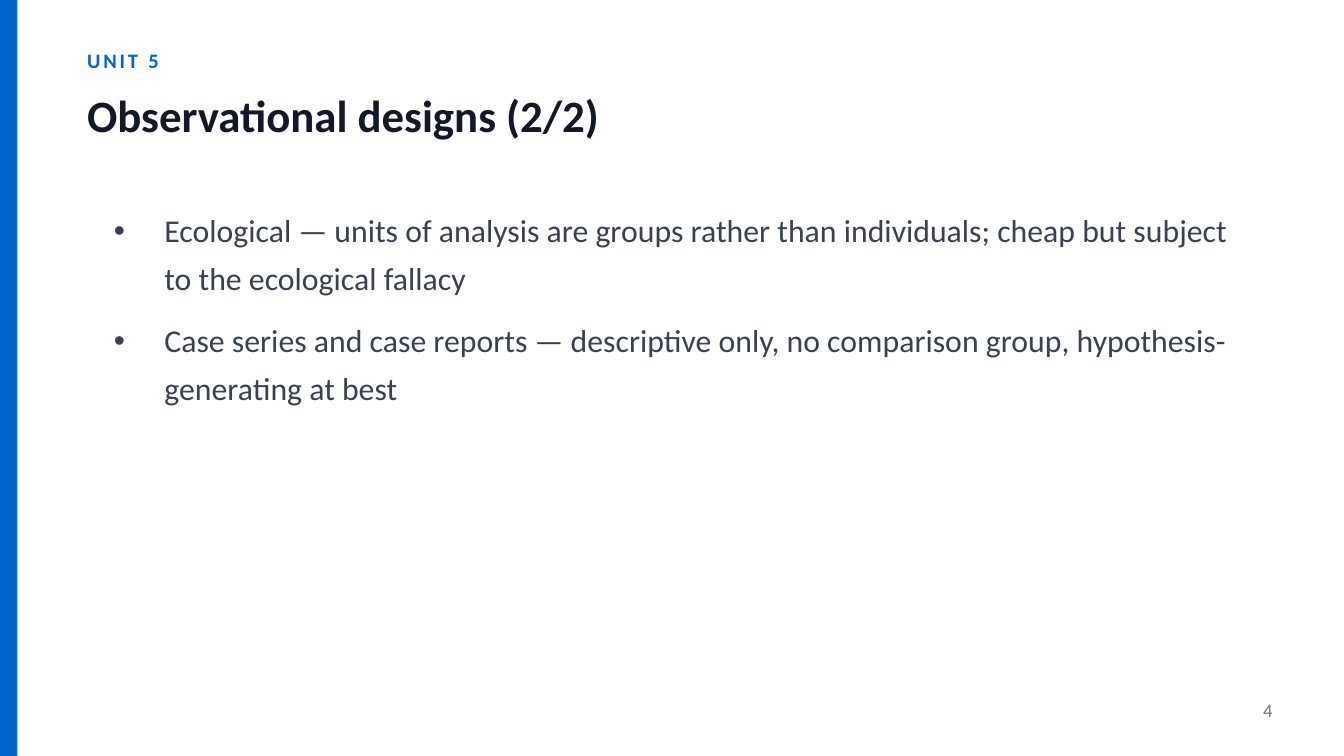
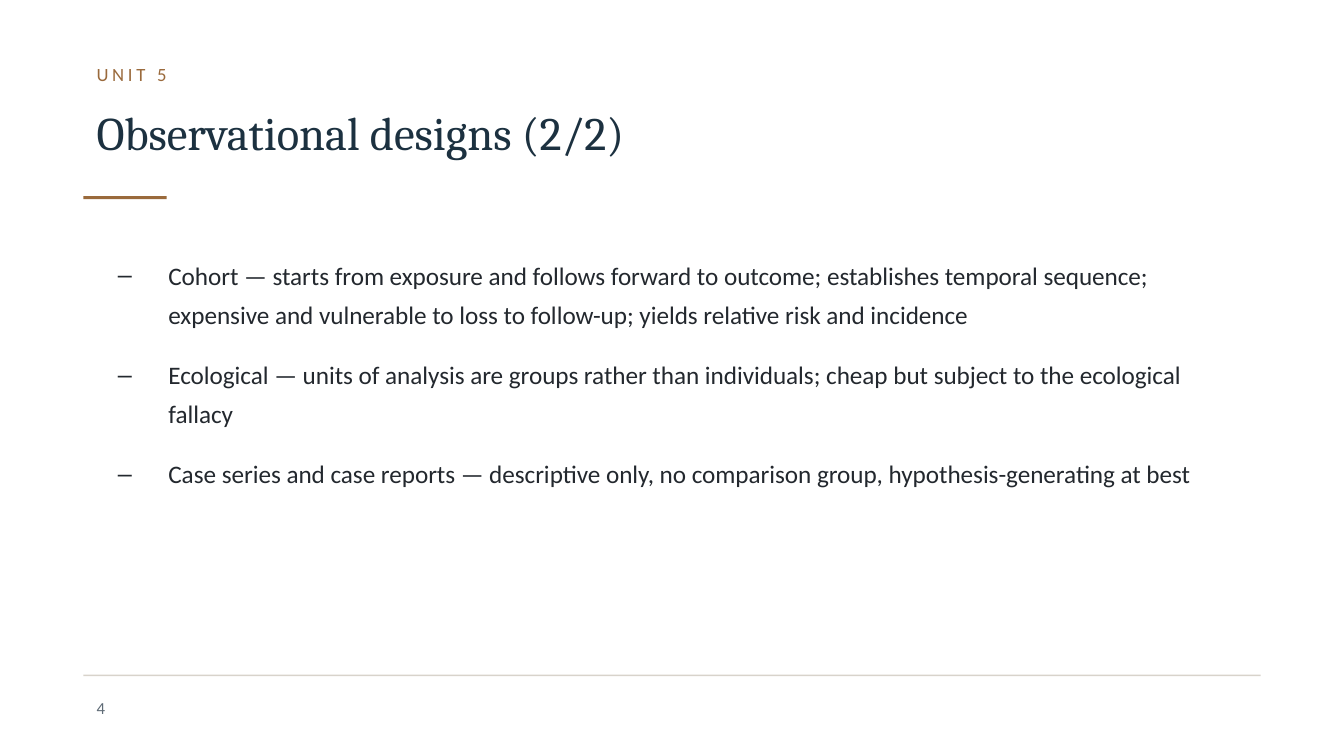
Before and after one commit to JesseAnak7534/ICBB, a slide deck: slide 4 of icbb-website/materials/research-methods/unit-05-slides.pptx. Drawn at 1344x756 pixels with LibreOffice and Linux fonts; fonts in the diff are those of the drawing; background and template pictures are left out. Boxes give left, top, right and bottom in pixels: in the first picture for what was removed or moved away, otherwise in the second. Text is boxed around its words. In the diff, an @@ line names an element or a change of style, - is before the commit and + after.

Commit message:
Ship PowerPoint only for slides, and redesign the materials typography
Two complaints, both fair.

Slides were HTML as well as PowerPoint
- The generator wrote 23 HTML slide decks alongside the .pptx files, so the
  folder looked like a pile of web pages. Slides are now PowerPoint only.
- The HTML used to lay out the PDFs is an intermediate and goes to a scratch
  directory. The generator also deletes anything that is not .pptx or .pdf
  from materials/, so stale formats cannot accumulate.
- materials/ went from 46 files to 23: 11 decks and 12 PDFs.
- The API no longer serves .html at all — serving arbitrary HTML from a path
  parameter was a liability once nothing needed it.

The design looked generated
- Dropped the blue-to-green gradient, the rounded accent bar and the circular
  badges. Title slides are now one solid ink ground with a single bronze rule;
  content slides lead with a serif heading over a short rule.
- Typography is Constantia for reading text and Corbel for labels and tables,
  in the decks and the PDFs alike, so the two formats read as one set.
- Bullets are an en dash rather than a filled disc; tables use hairline rules
  instead of banded fills; the palette is ink and bronze on paper.
- Handouts gained a proper masthead, an italic standfirst and a running foot.

Fonts: web fonts were tried and abandoned. Only a family already in Chrome's
cache rendered — Spectral came through while IBM Plex Sans, Archivo, Source
Sans 3, Work Sans and Karla all silently fell back — so the same source
produced different PDFs on different runs. Constantia and Corbel ship with
Windows and Office, embed into the PDF, and are what the decks use, so the
build is reproducible.

Verified: Constantia and Corbel both embedded in the PDFs; decks pass a full
XML well-formedness check across 100 parts with 48 native bullet paragraphs
and no drawn-shape text.

```diff
--- a/icbb-website/materials/research-methods/unit-05-slides.pptx
+++ b/icbb-website/materials/research-methods/unit-05-slides.pptx
@@ rectangle removed at (0,0,17,756) @@
@@ text "UNIT 5": place and size @@
-text "UNIT 5" at (87,54,158,68)
+text "UNIT 5" at (97,69,166,81)
@@ text "UNIT 5" at (97,69,166,81): size 11 to 10 pt, text colour #0066CC to #9A6A3C, letter spacing 1.5 to 2 pt, bold off @@
@@ text "Observational designs (2/2)": place and size @@
-text "Observational designs (2/2)" at (87,99,599,140)
+text "Observational designs (2/2)" at (97,117,624,160)
@@ text "Observational designs (2/2)" at (97,117,624,160): size 24 to 25 pt, font Calibri to Cambria, text colour #111827 to #1C3140, bold off @@
@@ rectangle added at (83,196,167,199), fill #9A6A3C @@
@@ text "Cohort — starts from exposure ...": place and size @@
-text "Cohort — starts from exposure ..." at (164,220,1226,406)
+text "Cohort — starts from exposure ..." at (168,267,1190,488)
@@ text at (168,267,1148,328): paragraph added @@
+– Cohort — starts from exposure and follows forward to outcome; establishes temporal sequence; expensive and vulnerable to loss to follow-up; yields relative risk and incidence
@@ text at (168,366,1190,488): size 17 to 13.5 pt, text colour #374151 to #23282E in "Ecological — units of analysis are groups ...", "Case series and case reports — descriptive ..."; bullet • to –; line spacing 1.25 to 1.3; more space between paragraphs @@
@@ rectangle added at (83,675,1261,676), fill #D8D3CB @@
@@ page number: place and size @@
-page number at (1263,705,1272,717)
+page number at (97,703,106,714)
@@ page number at (97,703,106,714): size 10 to 9 pt, text colour #6B7280 to #5F6B76 @@
```
Also in this commit, not shown: 16 other slides changed, 49 other files.
